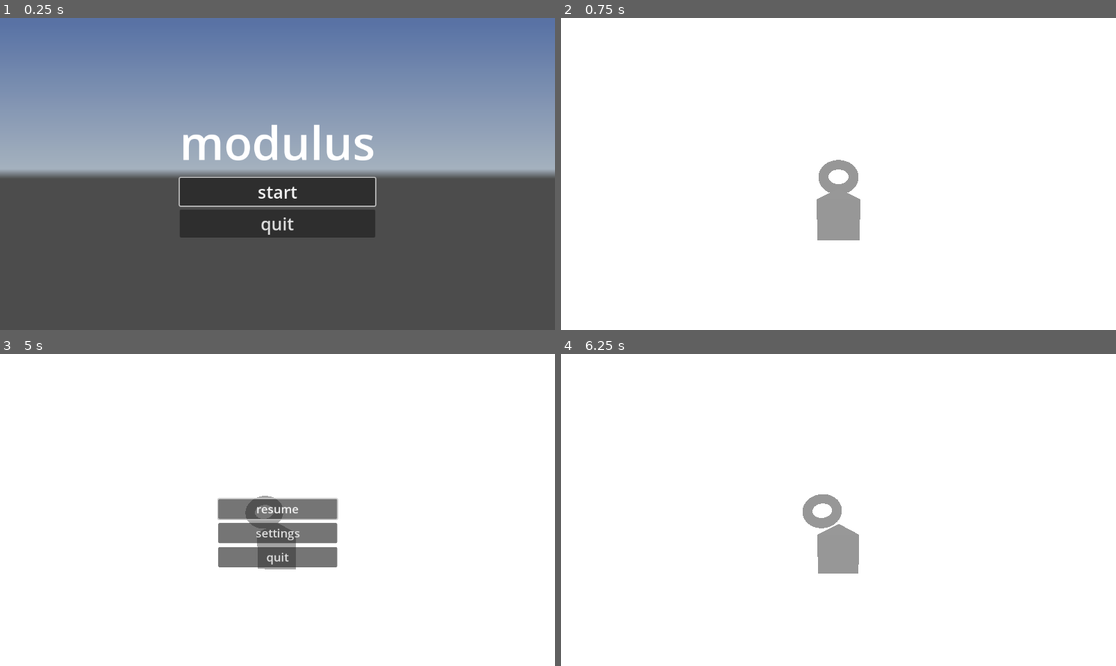
Above: before the commit, frames 1-4 (two rows, left to right).
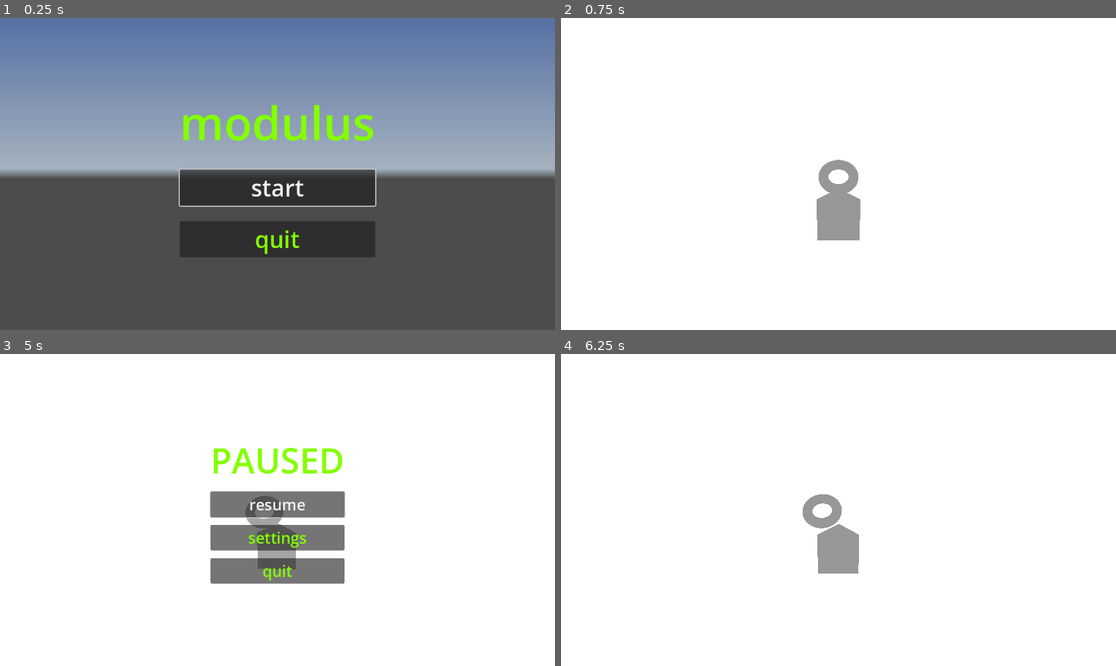
Above: after the commit, the same moments.

Repository: mswieboda/modulus
Game: Godot game, scene res://scenes/main_menu/main_menu.tscn
The game is run twice, just before and just after one commit, with the same random seed, the same clock (stepped at 60 frames per second) and the same inputs. A sky picture missing from this copy of the repository is replaced by a grey-blue gradient.
Inputs:
- Up to frame 1 (0.25 s): no input
- Up to frame 2 (0.75 s): click "start" at 0.5 s
- Up to frame 3 (5 s): tap Enter at 1.25 s; hold D (strafe_right) 1.28-2.03 s; hold S (move_backward) 2.03-2.78 s; hold D (strafe_right) 2.78-3.53 s; hold W (move_forward) 3.53-4.28 s; hold A (strafe_left) from 4.28 s (still down); tap Escape (ui_cancel) at 4.9 s
- Up to frame 4 (6.25 s): release A (strafe_left) at 5.75 s; click "resume" at 5.75 s

The runs differ from the first frame. In frame 1, 7.5% of the frame differs, in the area x 32-68%, y 27-77%; in frame 2, nothing differs; in frame 3, 5.0%; in frame 4, nothing differs.

Commit message:
menu styling tweaks

Diff:
--- a/objs/pause_menu/pause_menu.tscn
+++ b/objs/pause_menu/pause_menu.tscn
@@ -1,9 +1,6 @@
-[gd_scene load_steps=3 format=3 uid="uid://c17e7ny0b65ei"]
+[gd_scene load_steps=2 format=3 uid="uid://c17e7ny0b65ei"]
 
 [ext_resource type="Script" uid="uid://c7r3dr65clu81" path="res://objs/pause_menu/pause_menu.gd" id="1_nwd4d"]
-
-[sub_resource type="LabelSettings" id="LabelSettings_nwd4d"]
-font_size = 64
 
 [node name="pause_menu" type="Control"]
 process_mode = 3
@@ -43,25 +40,29 @@
 anchor_bottom = 1.0
 grow_horizontal = 2
 grow_vertical = 2
-theme_override_constants/separation = 8
+theme_override_constants/separation = 16
 alignment = 1
 
 [node name="title" type="Label" parent="container/panel/vbox"]
 layout_mode = 2
+theme_override_colors/font_color = Color(0.51666665, 1, 0, 1)
+theme_override_font_sizes/font_size = 72
 text = "PAUSED"
-label_settings = SubResource("LabelSettings_nwd4d")
 
 [node name="resume" type="Button" parent="container/panel/vbox"]
 layout_mode = 2
-theme_override_font_sizes/font_size = 24
+theme_override_colors/font_color = Color(0.51666665, 1, 0, 1)
+theme_override_font_sizes/font_size = 32
 text = "resume"
 
 [node name="settings" type="Button" parent="container/panel/vbox"]
 layout_mode = 2
-theme_override_font_sizes/font_size = 24
+theme_override_colors/font_color = Color(0.51666665, 1, 0, 1)
+theme_override_font_sizes/font_size = 32
 text = "settings"
 
 [node name="quit" type="Button" parent="container/panel/vbox"]
 layout_mode = 2
-theme_override_font_sizes/font_size = 24
+theme_override_colors/font_color = Color(0.51666665, 1, 0, 1)
+theme_override_font_sizes/font_size = 32
 text = "quit"
--- a/scenes/main_menu/main_menu.tscn
+++ b/scenes/main_menu/main_menu.tscn
@@ -1,10 +1,7 @@
-[gd_scene load_steps=4 format=3 uid="uid://cexdy8g5e0iyk"]
+[gd_scene load_steps=3 format=3 uid="uid://cexdy8g5e0iyk"]
 
 [ext_resource type="Script" uid="uid://bwfxihy33e4ss" path="res://scenes/main_menu/main_menu.gd" id="1_l6cm7"]
 [ext_resource type="Texture2D" uid="uid://b6eurqgu20lbe" path="res://scenes/world/space.hdr" id="2_0ebjn"]
-
-[sub_resource type="LabelSettings" id="LabelSettings_l6cm7"]
-font_size = 96
 
 [node name="main_menu" type="Control"]
 layout_mode = 3
@@ -39,20 +36,23 @@
 offset_bottom = 23.5
 grow_horizontal = 2
 grow_vertical = 2
-theme_override_constants/separation = 8
+theme_override_constants/separation = 32
 alignment = 1
 
 [node name="title" type="Label" parent="vbox"]
 layout_mode = 2
+theme_override_colors/font_color = Color(0.51666665, 1, 0, 1)
+theme_override_font_sizes/font_size = 96
 text = "modulus"
-label_settings = SubResource("LabelSettings_l6cm7")
 
 [node name="start" type="Button" parent="vbox"]
 layout_mode = 2
-theme_override_font_sizes/font_size = 36
+theme_override_colors/font_color = Color(0.51666665, 1, 0, 1)
+theme_override_font_sizes/font_size = 48
 text = "start"
 
 [node name="quit" type="Button" parent="vbox"]
 layout_mode = 2
-theme_override_font_sizes/font_size = 36
+theme_override_colors/font_color = Color(0.51666665, 1, 0, 1)
+theme_override_font_sizes/font_size = 48
 text = "quit"
